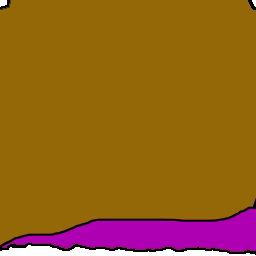
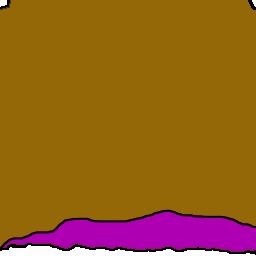
Layers edited between the first and the second 256×256 image:
hid "N3XD Left" over <box>0,198,256,251</box>
added layer "N3XD Left-New" above "N3XD Middle-New" over <box>0,198,256,251</box>
